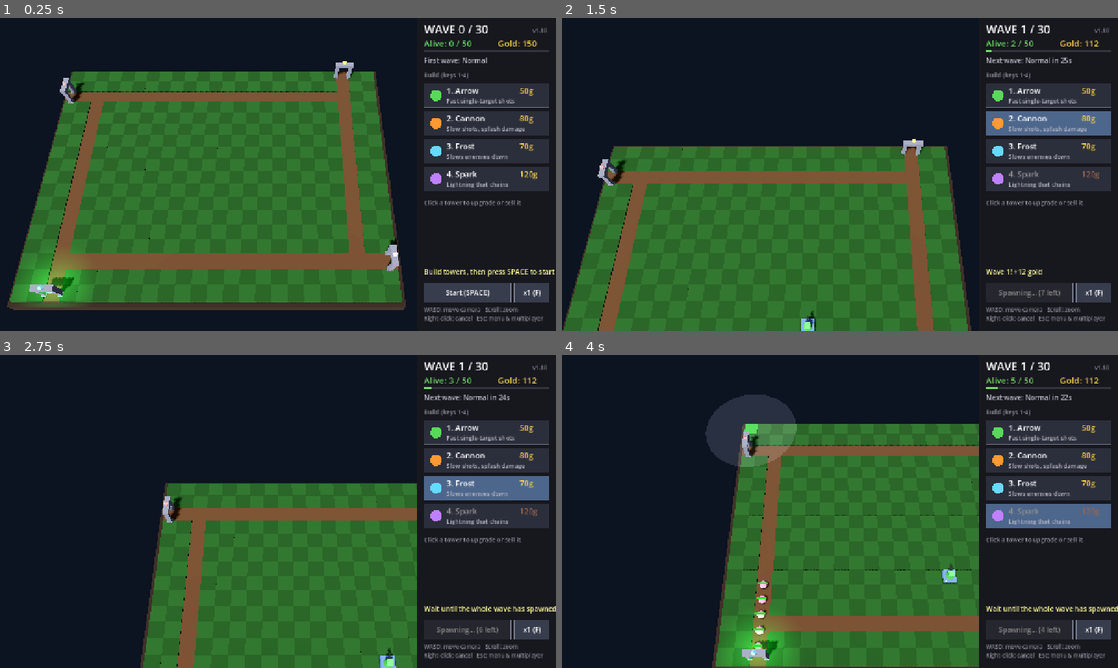
Above: before the commit, frames 1-4 (two rows, left to right).
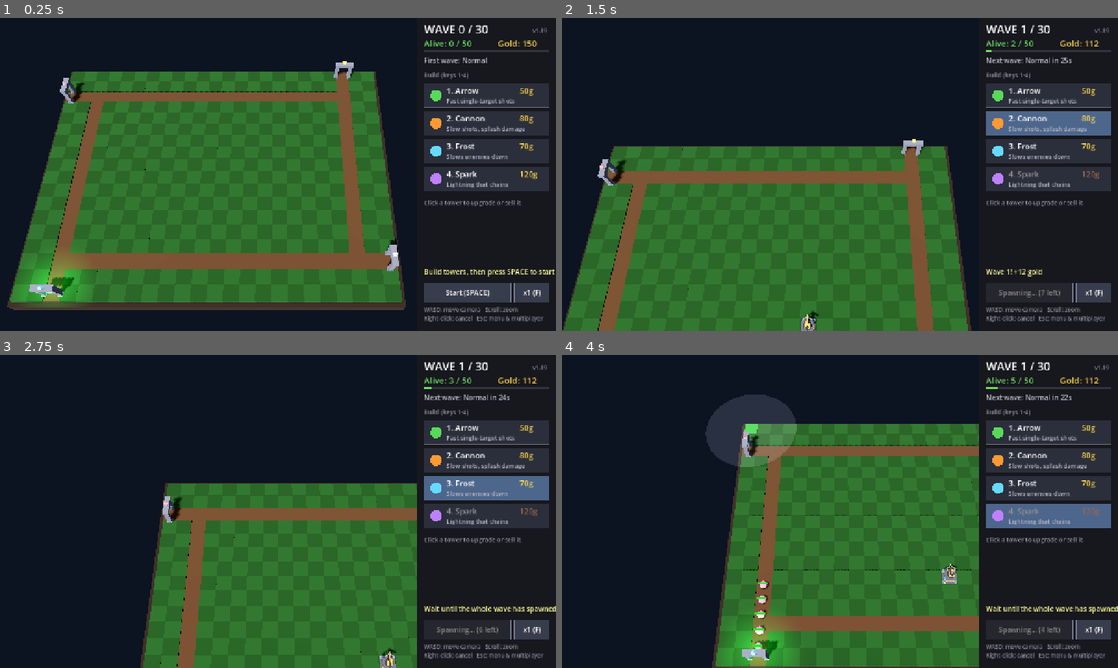
Above: after the commit, the same moments.

Repository: gettic/Gettics-first-TD
Game: Godot game, scene res://main.tscn
Same seed, same stepped clock (60 frames per second), same inputs: the game is played once before the commit and once after it.
Inputs (mouse positions are in pixels of both pictures, inside the frame that each line leads up to):
- Up to frame 1 (0.25 s): no input
- Up to frame 2 (1.5 s): tap Enter at 0.5 s; move the mouse to (812, 237) at 0.52 s; hold W from 0.53 s (still down); tap 1 at 0.6 s; click (812, 237) at 0.67 s; tap Space at 0.77 s; move the mouse to (1006, 221) at 1.27 s; tap 2 at 1.35 s
- Up to frame 3 (2.75 s): tap Space at 1.52 s; move the mouse to (111, 464) at 2.02 s; release W at 2.03 s; hold A from 2.03 s (still down); tap 3 at 2.1 s
- Up to frame 4 (4 s): move the mouse to (867, 511) at 2.77 s; tap 4 at 2.85 s; click (867, 511) at 2.92 s; tap Space at 3.02, 3.5, 3.77 s; move the mouse to (756, 433) at 3.52 s; release A at 3.53 s; hold S from 3.53 s (still down); tap U at 3.6 s

The runs differ from the first frame. In frame 1, less than 0.1% of the frame differs, in the area x 97-98%, y 4-5%; in frame 2, 0.1%; in frame 3, 0.1%; in frame 4, 0.1%, in the area x 68-98%, y 4-74%.

Commit message:
New Arrow tower model: Dwarven Gear Repeater (v1.19)
The Arrow tower is now a stone-and-brass block with gears, an owner-colored band and a repeating crossbow that aims at monsters. Each level adds something: a chimney at level 2, a second gear at level 3, twin crossbows and smoke at level 4. The many small parts are merged into shared meshes per level and owner, so lots of towers stay cheap to draw.

Diff:
--- a/main.gd
+++ b/main.gd
@@ -1242,6 +1242,13 @@
 	var root := Node3D.new()
 	root.position = to3d(t.pos)
 	add_child(root)
+	if t.type == "arrow":
+		var arrow_head := build_arrow_tower(root, t.level, t.owner)
+		for i in t.level + 1:
+			add_mesh(root, pip_mesh, gold_mat, Vector3(-0.3 + i * 0.2, 0.06, 0.44))
+		t.node = root
+		t.head = arrow_head
+		return
 	# The base is tinted with the owner's color
 	var base := BoxMesh.new()
 	base.size = Vector3(0.8, 0.3, 0.8)
@@ -1257,13 +1264,6 @@
 	head.position = Vector3(0, 0.3 + h + 0.15, 0)
 	root.add_child(head)
 	match t.type:
-		"arrow":
-			var box := BoxMesh.new()
-			box.size = Vector3(0.34, 0.22, 0.34)
-			add_mesh(head, box, mat(col))
-			var barrel := BoxMesh.new()
-			barrel.size = Vector3(0.07, 0.07, 0.4)
-			add_mesh(head, barrel, dark_mat, Vector3(0, 0.02, -0.3))
 		"cannon":
 			var ball := SphereMesh.new()
 			ball.radius = 0.24
@@ -1298,6 +1298,211 @@
 		add_mesh(root, pip_mesh, gold_mat, Vector3(-0.3 + i * 0.2, 0.32, 0.36))
 	t.node = root
 	t.head = head
+
+
+# Arrow tower: a dwarven gear repeater. A stone-and-brass block with a big side
+# gear and a band in the owner's color, and a repeating crossbow on top that turns
+# to aim (its front is -Z). Each level makes it taller and adds: level 2 a
+# chimney, level 3 a second gear on the front, level 4 twin crossbows and smoke.
+# The many small parts are merged into one mesh per material, made once per
+# level (and owner for the body) and shared by every arrow tower like it.
+const DW_STONE := Color(0.58, 0.5, 0.4)
+const DW_STONE_DARK := Color(0.32, 0.31, 0.33)
+const DW_METAL := Color(0.42, 0.45, 0.5)
+const DW_IRON := Color(0.2, 0.2, 0.23)
+const DW_BRASS := Color(0.85, 0.62, 0.22)
+const DW_WOOD := Color(0.52, 0.32, 0.15)
+const DW_WOOD_DARK := Color(0.32, 0.19, 0.09)
+const DW_WOOD_LIGHT := Color(0.72, 0.52, 0.28)
+const DW_STRING := Color(0.95, 0.92, 0.8)
+const DW_SMOKE := Color(0.3, 0.3, 0.32)
+var model_meshes := {}  # merged tower meshes by name
+var model_mats := {}  # their materials by color
+
+
+func build_arrow_tower(root: Node3D, level: int, slot: int) -> Node3D:
+	var top := 0.14 + 0.3 + level * 0.17
+	var body_key := "arrow body %d %d" % [level, slot]
+	if not model_meshes.has(body_key):
+		model_meshes[body_key] = merge_parts(arrow_body_parts(level, PLAYER_COLORS[slot]))
+	var head_key := "arrow head %d" % level
+	if not model_meshes.has(head_key):
+		model_meshes[head_key] = merge_parts(arrow_head_parts(level))
+	add_mesh(root, model_meshes[body_key], null)
+	var head := Node3D.new()
+	head.position = Vector3(0, top + 0.08, 0)
+	root.add_child(head)
+	add_mesh(head, model_meshes[head_key], null)
+	return head
+
+
+func arrow_body_parts(L: int, oc: Color) -> Node3D:
+	var root := Node3D.new()
+	var H := 0.3 + L * 0.17
+	var top := 0.14 + H
+	part_box(root, Vector3(0.86, 0.14, 0.86), DW_STONE_DARK, Vector3(0, 0.07, 0))
+	for sx in [-1, 1]:
+		for sz in [-1, 1]:
+			part_box(root, Vector3(0.16, 0.18, 0.16), DW_METAL, Vector3(sx * 0.36, 0.09, sz * 0.36))
+	part_box(root, Vector3(0.62, H, 0.62), DW_STONE, Vector3(0, 0.14 + H / 2.0, 0))
+	part_box(root, Vector3(0.72, 0.08, 0.72), DW_STONE_DARK, Vector3(0, top + 0.04, 0))
+	# Band in the owner's color
+	part_box(root, Vector3(0.64, 0.12, 0.64), oc, Vector3(0, 0.14 + H * 0.45, 0))
+	# Brass straps up the corners
+	for k in 4:
+		var f := part_node(root, Vector3.ZERO, Vector3(0, k * 90, 0))
+		for x in [-0.26, 0.26]:
+			part_box(f, Vector3(0.06, H, 0.04), DW_BRASS, Vector3(x, 0.14 + H / 2.0, 0.31))
+	# Big brass gear on the right side, and one on the front from level 3
+	var gears := [Vector3(0.33, 0.14 + H * 0.4, 0.0)]
+	if L >= 2:
+		gears.append(Vector3(0.0, 0.14 + H * 0.35, 0.33))
+	for g: Vector3 in gears:
+		var face := Vector3(0, 0, 90) if g.x > 0.0 else Vector3(90, 0, 0)
+		var gn := part_node(root, g, face)
+		part_torus(gn, 0.07, 0.15, DW_BRASS, Vector3.ZERO)
+		part_ball(gn, 0.06, DW_IRON, Vector3.ZERO)
+		for k in 8:
+			var a := TAU * k / 8.0
+			part_box(gn, Vector3(0.06, 0.06, 0.06), DW_BRASS, Vector3(cos(a) * 0.17, 0, sin(a) * 0.17), Vector3(0, -rad_to_deg(a), 0))
+	# Chimney from level 2, smoking at level 4
+	if L >= 1:
+		part_cyl(root, 0.06, 0.07, 0.4, DW_IRON, Vector3(-0.24, top + 0.2, -0.24))
+		part_cyl(root, 0.08, 0.08, 0.04, DW_BRASS, Vector3(-0.24, top + 0.4, -0.24))
+	if L >= 3:
+		for k in 3:
+			part_ball(root, 0.04 + k * 0.015, DW_SMOKE, Vector3(-0.24 + k * 0.06, top + 0.47 + k * 0.08, -0.26 - k * 0.04))
+	return root
+
+
+func arrow_head_parts(L: int) -> Node3D:
+	var head := Node3D.new()
+	part_cyl(head, 0.24, 0.27, 0.1, DW_IRON, Vector3(0, 0.05, 0))
+	part_box(head, Vector3(0.3, 0.14, 0.32), DW_BRASS, Vector3(0, 0.15, 0.04))
+	var xs := [0.0] if L < 3 else [-0.13, 0.13]
+	for x: float in xs:
+		var cb := part_crossbow(head, Vector3(x, 0.26, -0.08), 1.0 if L < 3 else 0.9)
+		# Bolt magazine on top
+		part_box(cb, Vector3(0.11, 0.16, 0.18), DW_WOOD, Vector3(0, 0.15, -0.02))
+		part_box(cb, Vector3(0.12, 0.03, 0.19), DW_BRASS, Vector3(0, 0.24, -0.02))
+	return head
+
+
+# A chunky crossbow pointing at -Z
+func part_crossbow(p: Node3D, pos: Vector3, s: float) -> Node3D:
+	var n := part_node(p, pos, Vector3.ZERO)
+	n.scale = Vector3.ONE * s
+	part_box(n, Vector3(0.1, 0.09, 0.56), DW_WOOD_DARK, Vector3(0, 0, -0.04))
+	part_box(n, Vector3(0.13, 0.12, 0.12), DW_IRON, Vector3(0, -0.01, 0.2))
+	part_box(n, Vector3(0.32, 0.07, 0.07), DW_METAL, Vector3(-0.17, 0, -0.28), Vector3(0, 25, 0))
+	part_box(n, Vector3(0.32, 0.07, 0.07), DW_METAL, Vector3(0.17, 0, -0.28), Vector3(0, -25, 0))
+	for e: Vector3 in [Vector3(-0.31, 0, -0.21), Vector3(0.31, 0, -0.21)]:
+		part_box(n, Vector3(0.06, 0.09, 0.09), DW_IRON, e)
+		part_beam(n, e, Vector3(0, 0, 0.1), 0.01, 0.01, DW_STRING, 4)
+	part_beam(n, Vector3(0, 0.07, 0.12), Vector3(0, 0.07, -0.42), 0.022, 0.022, DW_WOOD_LIGHT, 6)
+	part_beam(n, Vector3(0, 0.07, -0.42), Vector3(0, 0.07, -0.56), 0.05, 0.0, DW_BRASS, 6)
+	var fletch := PrismMesh.new()
+	fletch.size = Vector3(0.12, 0.08, 0.02)
+	part_put(n, fletch, Color(0.95, 0.95, 0.95), Vector3(0, 0.1, 0.09), Vector3(90, 90, 0))
+	return n
+
+
+# Helpers that build model parts under a temporary node, for merge_parts()
+func part_node(p: Node3D, pos: Vector3, rot: Vector3) -> Node3D:
+	var n := Node3D.new()
+	n.position = pos
+	n.rotation_degrees = rot
+	p.add_child(n)
+	return n
+
+
+func part_put(p: Node3D, mesh: Mesh, col: Color, pos: Vector3, rot := Vector3.ZERO) -> MeshInstance3D:
+	var mi := add_mesh(p, mesh, model_mat(col), pos)
+	mi.rotation_degrees = rot
+	return mi
+
+
+func part_box(p: Node3D, size: Vector3, col: Color, pos: Vector3, rot := Vector3.ZERO) -> MeshInstance3D:
+	return part_put(p, box(size.x, size.y, size.z), col, pos, rot)
+
+
+func part_cyl(p: Node3D, rt: float, rb: float, h: float, col: Color, pos: Vector3, seg := 8) -> MeshInstance3D:
+	var c := CylinderMesh.new()
+	c.top_radius = rt
+	c.bottom_radius = rb
+	c.height = h
+	c.radial_segments = seg
+	c.rings = 1
+	return part_put(p, c, col, pos)
+
+
+func part_ball(p: Node3D, r: float, col: Color, pos: Vector3) -> MeshInstance3D:
+	var s := SphereMesh.new()
+	s.radius = r
+	s.height = r * 2.0
+	s.radial_segments = 12
+	s.rings = 6
+	return part_put(p, s, col, pos)
+
+
+func part_torus(p: Node3D, ri: float, ro: float, col: Color, pos: Vector3) -> MeshInstance3D:
+	var t := TorusMesh.new()
+	t.inner_radius = ri
+	t.outer_radius = ro
+	t.rings = 16
+	t.ring_segments = 6
+	return part_put(p, t, col, pos)
+
+
+# A cylinder (a cone when rb != ra) from point a to point b
+func part_beam(p: Node3D, a: Vector3, b: Vector3, ra: float, rb: float, col: Color, seg: int) -> MeshInstance3D:
+	var c := CylinderMesh.new()
+	c.bottom_radius = ra
+	c.top_radius = rb
+	c.height = a.distance_to(b)
+	c.radial_segments = seg
+	c.rings = 1
+	var mi := part_put(p, c, col, Vector3.ZERO)
+	var y := (b - a).normalized()
+	var ref := Vector3.UP if absf(y.dot(Vector3.UP)) < 0.99 else Vector3.RIGHT
+	var x := ref.cross(y).normalized()
+	mi.transform = Transform3D(Basis(x, y, x.cross(y)), (a + b) / 2.0)
+	return mi
+
+
+func model_mat(col: Color) -> StandardMaterial3D:
+	if not model_mats.has(col):
+		model_mats[col] = mat(col)
+	return model_mats[col]
+
+
+# Merges all the parts under a temporary node into one mesh with a surface per
+# material, then frees the parts.
+func merge_parts(parts: Node3D) -> ArrayMesh:
+	var tools := {}
+	var todo: Array[Node] = [parts]
+	while not todo.is_empty():
+		var n: Node = todo.pop_back()
+		todo.append_array(n.get_children())
+		if n is MeshInstance3D:
+			var m: Material = n.material_override
+			if not tools.has(m):
+				var st := SurfaceTool.new()
+				st.begin(Mesh.PRIMITIVE_TRIANGLES)
+				tools[m] = st
+			# Its transform relative to the temporary node
+			var tr: Transform3D = n.transform
+			var up := n.get_parent() as Node3D
+			while up != parts:
+				tr = up.transform * tr
+				up = up.get_parent() as Node3D
+			tools[m].append_from(n.mesh, 0, tr)
+	var mesh := ArrayMesh.new()
+	for m: Material in tools:
+		tools[m].commit(mesh)
+		mesh.surface_set_material(mesh.get_surface_count() - 1, m)
+	parts.free()
+	return mesh
 
 
 func update_visuals(delta: float) -> void:
--- a/project.godot
+++ b/project.godot
@@ -4,7 +4,7 @@
 [application]
 
 config/name="Gettic’s first TD"
-config/version="1.18"
+config/version="1.19"
 run/main_scene="res://main.tscn"
 config/features=PackedStringArray("4.7")
 
Binary file changed: screenshot.png
